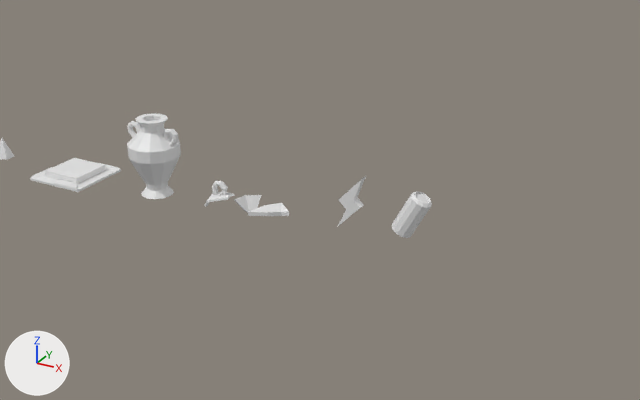
The Blender file Arte/DeadPack.blend as it was, and as the next commit left it.
One viewpoint serves both versions: a 50 mm camera at (13.68, -6.54, 3.59) aimed at (10.48, -0.72, 0.68). The axes (+X, +Y, +Z) are drawn at lower left. The lights are the same throughout.

The older version as bpy lines, for what is in view:
```python
me_cylinder = bpy.data.meshes.new('Cylinder')
me_cylinder.from_pydata(...)  # 86 vertices, 96 faces; spans x -1.0..1.0, y -1.0..1.0, z -2.0..2.02
me_jar = bpy.data.meshes.new('Jar')
me_jar.from_pydata(...)  # 245 vertices, 228 faces; spans x -0.311..0.31, y -0.264..0.264, z 0.0..0.8
me_switch = bpy.data.meshes.new('Switch')
me_switch.from_pydata(...)  # 44 vertices, 33 faces; spans x -0.334..0.334, y -0.359..0.309, z -0.005..0.093
ob_cylinder = bpy.data.objects.new('Cylinder', me_cylinder)
ob_cylinder.location = (10.99, -0.002, 0.377)
ob_cylinder.rotation_euler = (0.0, 0.489, 0.0)  # degrees (0, 28, 0)
ob_cylinder.scale = (0.101, 0.101, 0.101)
ob_jar = bpy.data.objects.new('Jar', me_jar)
ob_jar.location = (8.184, -0.005, 0.004)
ob_switch = bpy.data.objects.new('Switch', me_switch)
ob_switch.location = (7.121, -0.023, -0.001)
```
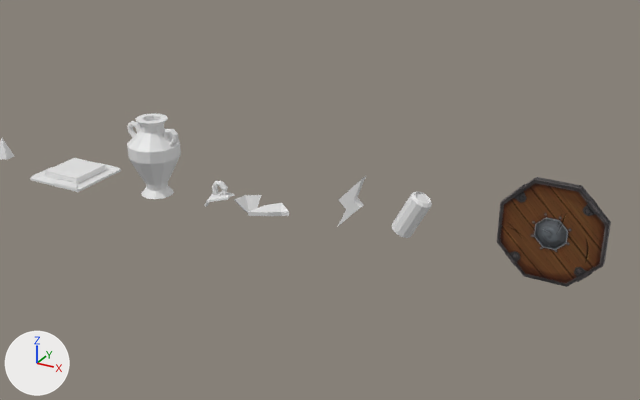
Location of each change, [x1, y1, x2, y2] in pixels of the pictures (640 x 400 px):
'escudo', added (brown): after [497, 177, 611, 287]

Diff of the bpy script that builds the scene:
```diff
--- a/Arte/DeadPack.blend.py
+++ b/Arte/DeadPack.blend.py
@@ img_baseescudo_png @@
+img_baseescudo_png = load_image('baseEscudo.png', '_unpacked/baseEscudo.png', 1024, 1024, 'sRGB')
@@ mat_escudo @@
+mat_escudo = principled_material('escudo')
+mat_escudo.texture = img_baseescudo_png
@@ me_escudo_001 @@
+me_escudo_001.from_pydata(...)  # 1452 vertices, 1432 faces; spans x -0.77..0.77, y -0.08..0.3, z 0.0..1.53
+me_escudo_001.materials.append(mat_escudo)  # picture img_baseescudo_png
@@ ob_escudo @@
+ob_escudo = bpy.data.objects.new('escudo', me_escudo_001)
+ob_escudo.location = (12.197, 0.047, 0.012)
+ob_escudo.rotation_euler = (0.00533, -0.0104, 0.0503)  # degrees (0.3, -0.6, 2.9)
+ob_escudo.scale = (0.578, 0.578, 0.578)
```
